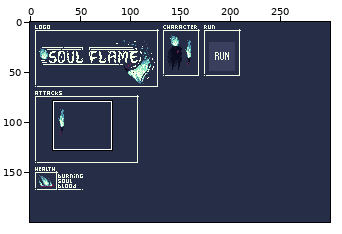
Edited in one commit: pixel-art file (Aseprite/MC sprites.aseprite). Above: a wide view before the commit, with the close-up outlined.
Close-up. Before the edit:
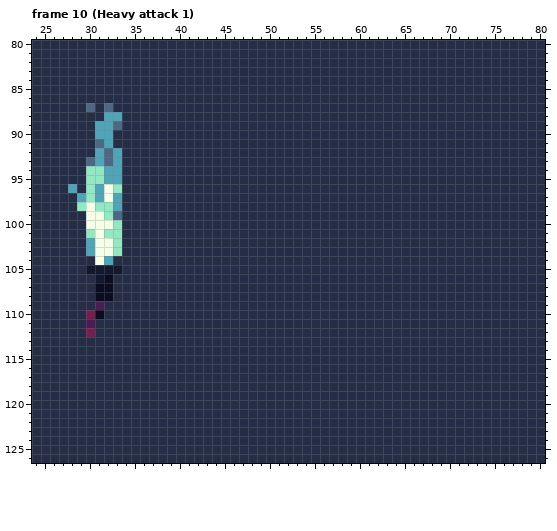
300x200 pixels, 50 frames. Shown: frame 10 (Heavy attack 1): x 24..80, y 80..126. The commit also changed other frames or places, which this record leaves out.
And afterwards:
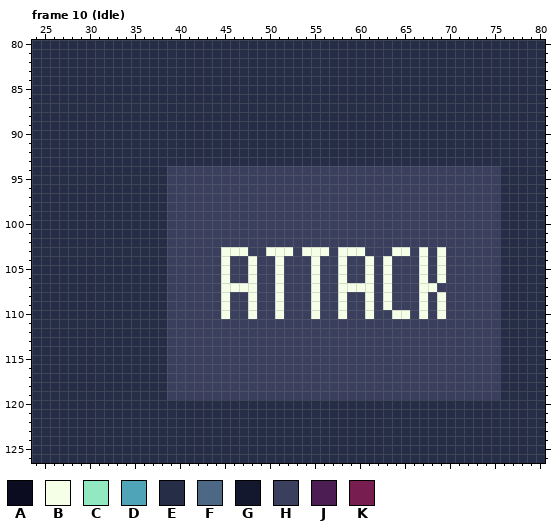
Palette (. is transparent): A #0b0c1f  B #f5ffe8  C #92e8c0  D #4fa4b8  E #252e46  F #4c6885  G #14182e  H #3a3f5e  J #4b1d52  K #781d4f
From old to new:
Frame 10 (Idle), layers "Character/Attacks/Box", "Character/Attacks/Heavy attack 1/Sword":
Colour E becomes colour B in row 103 at x 45 to 47, 50 to 52, 54 to 56, 58 to 60, 64 to 65, 67 and 69; in rows 104 to 106 at x 45, 48, 51, 55, 58, 61, 63, 67 and 69; in row 107 at x 45 to 48, 51, 55, 58 to 61, 63 and 67 to 68; in rows 108 to 109 at x 45, 48, 51, 55, 58, 61, 63, 67 and 69; in row 110 at x 45, 48, 51, 55, 58, 61, 64 to 65, 67 and 69.
Colour A becomes colour E in row 106 at x 32; in rows 107 to 108 at x 31 to 32; in row 110 at x 31.
Colour B becomes colour E in rows 96 to 97 at x 32; in row 98 at x 30; in row 99 at x 30 to 31; in row 100 at x 30 to 32; in row 101 at x 31; in rows 102 to 103 at x 31 to 32.
Colour B becomes colour E in row 104 at x 31.
Colour C becomes colour E in rows 94 to 95 at x 30 to 31; in row 96 at x 30 and 33; in row 97 at x 30; in row 98 at x 29 and 31 to 32; in row 99 at x 32; in row 100 at x 33.
Colour C becomes colour E in row 101 at x 30 and 32 to 33; in rows 102 to 103 at x 33.
Colour D becomes colour E in row 88 at x 32 to 33; in rows 89 to 90 at x 31 to 32; in row 91 at x 32; in rows 92 to 93 at x 31 and 33; in rows 94 to 95 at x 32 to 33; in row 96 at x 28 and 31.
Colour D becomes colour E in row 97 at x 29, 31 and 33; in row 98 at x 33; in rows 102 to 103 at x 30; in row 104 at x 32.
Colour F becomes colour E in row 87 at x 30 and 32; in row 89 at x 33; in row 91 at x 31; in row 92 at x 32; in row 93 at x 30 and 32; in row 99 at x 33.
Colour G becomes colour E in row 105 at x 30 to 33; in row 106 at x 31.
Colour J becomes colour E in row 109 at x 31; in row 111 at x 30.
Colour K becomes colour E in row 110 at x 30; in row 112 at x 30.
Colour E becomes colour H in rows 94 to 102 at x 39 to 75; in row 103 at x 39 to 44, 48 to 49, 53, 57, 61 to 63, 66, 68 and 70 to 75; in rows 104 to 106 at x 39 to 44, 46 to 47, 49 to 50, 52 to 54, 56 to 57, 59 to 60, 62, 64 to 66, 68 and 70 to 75; in row 107 at x 39 to 44, 49 to 50, 52 to 54, 56 to 57, 62, 64 to 66 and 69 to 75; in rows 108 to 109 at x 39 to 44, 46 to 47, 49 to 50, 52 to 54, 56 to 57, 59 to 60, 62, 64 to 66, 68 and 70 to 75; in row 110 at x 39 to 44, 46 to 47, 49 to 50, 52 to 54, 56 to 57, 59 to 60, 62 to 63, 66, 68 and 70 to 75.
Colour E becomes colour H in rows 111 to 119 at x 39 to 75.
Boxes around the changes in both close-ups, in picture pixels (x1, y1, x2, y2):
changed: (68, 103, 122, 337)
changed: (167, 166, 500, 400)
